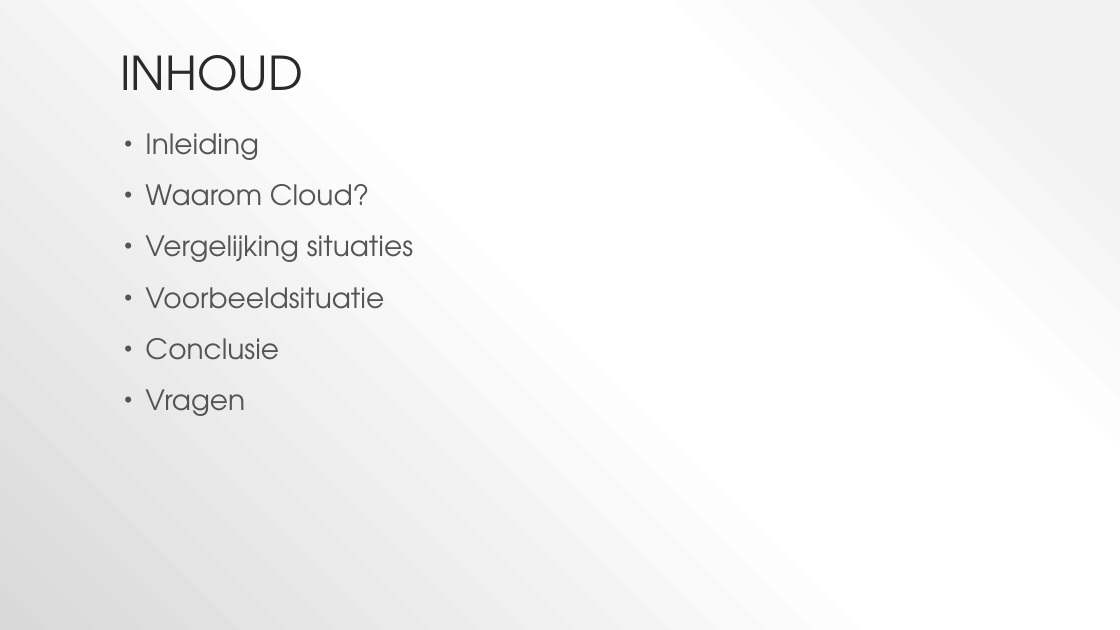
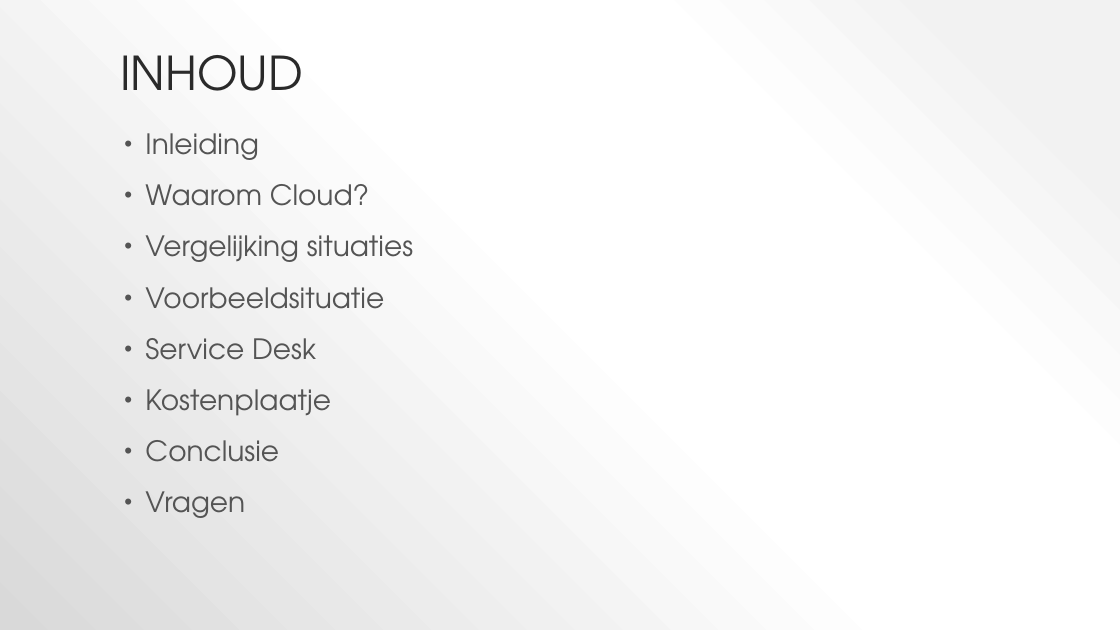
Before and after one commit to QuestCode/thema-2.1-slm, a slide deck: slide 2 of Leertaken/SLM2/Cloud service presentatie.pptx. Drawn at 1120x630 pixels with LibreOffice and Linux fonts; fonts in the diff are those of the drawing. Boxes give left, top, right and bottom in pixels: in the first picture for what was removed or moved away, otherwise in the second. Text is boxed around its words. In the diff, an @@ line names an element or a change of style, - is before the commit and + after.

```diff
--- a/Leertaken/SLM2/Cloud service presentatie.pptx
+++ b/Leertaken/SLM2/Cloud service presentatie.pptx
@@ text at bbox=[145, 338, 331, 416]: paragraphs added @@
+• Service Desk
+• Kostenplaatje
```
Also in this commit, not shown: 3 other slides changed, 2 slides added.
